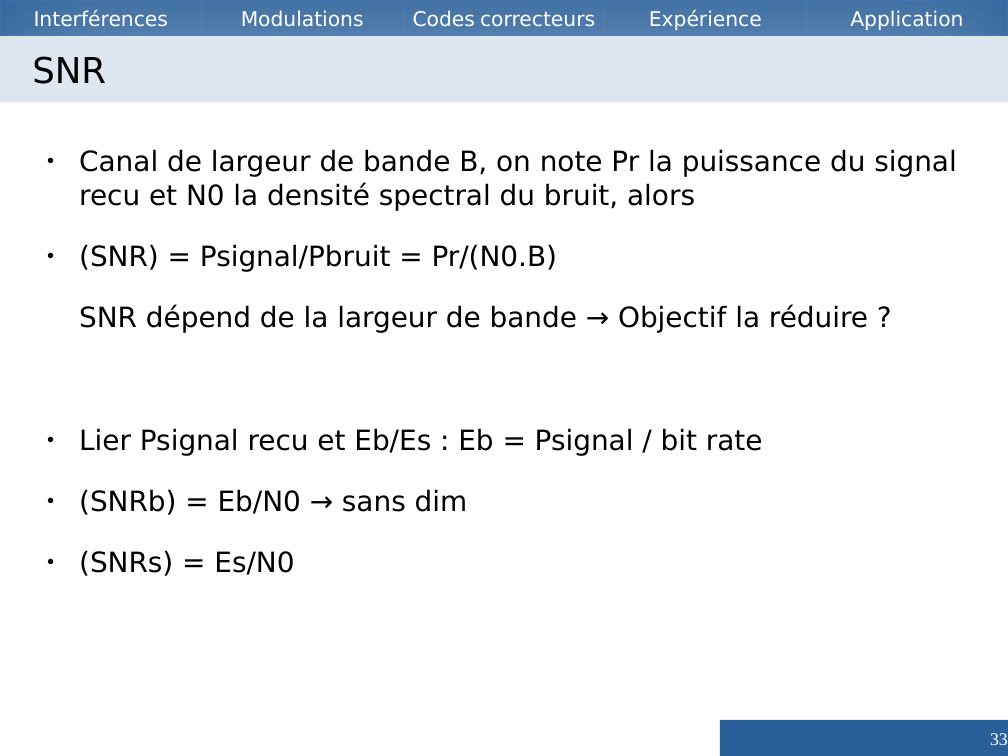
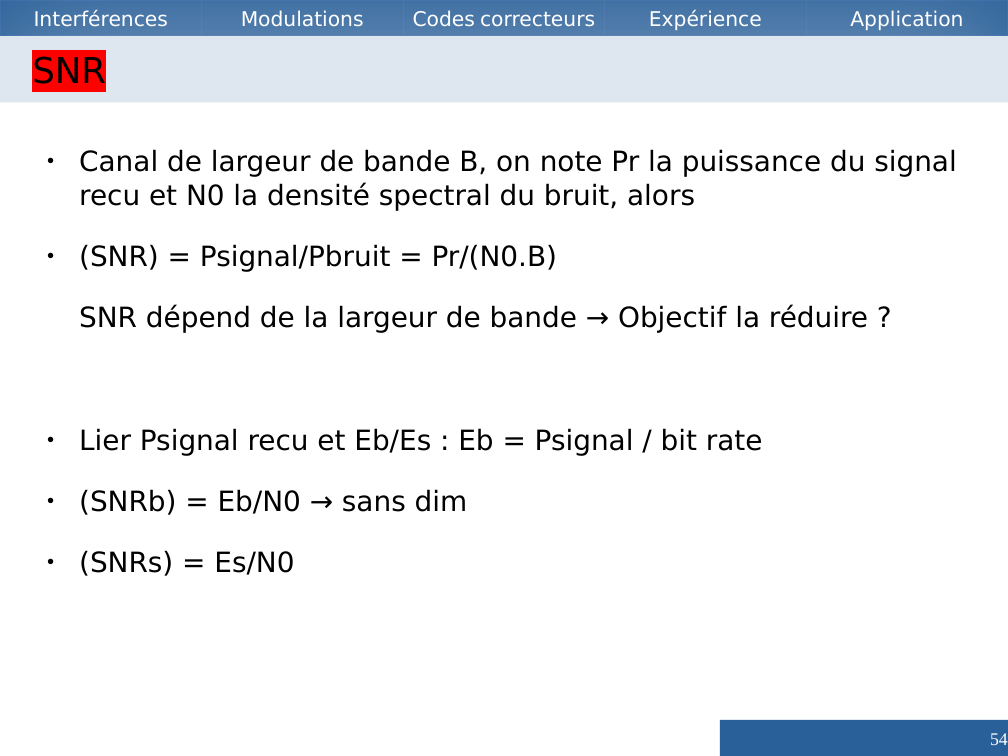
Before and after one commit to Vzrod/tipe, a slide deck: slide 54 of TIPE.odp (slide 33 before the commit). Drawn at 1008x756 pixels with LibreOffice and Linux fonts; fonts in the diff are those of the drawing. Boxes give left, top, right and bottom in pixels: in the first picture for what was removed or moved away, otherwise in the second. Text is boxed around its words. In the diff, an @@ line names an element or a change of style, - is before the commit and + after.

```diff
--- a/TIPE.odp
+++ b/TIPE.odp
@@ title "SNR" at (0,36,1008,102): highlight none to #FF0000 @@
@@ page number at (990,733,1008,745): text changed @@
-33
+54
```
Also in this commit, not shown: 11 other slides changed, 7 slides added, 14 slides removed, 1 other file.
